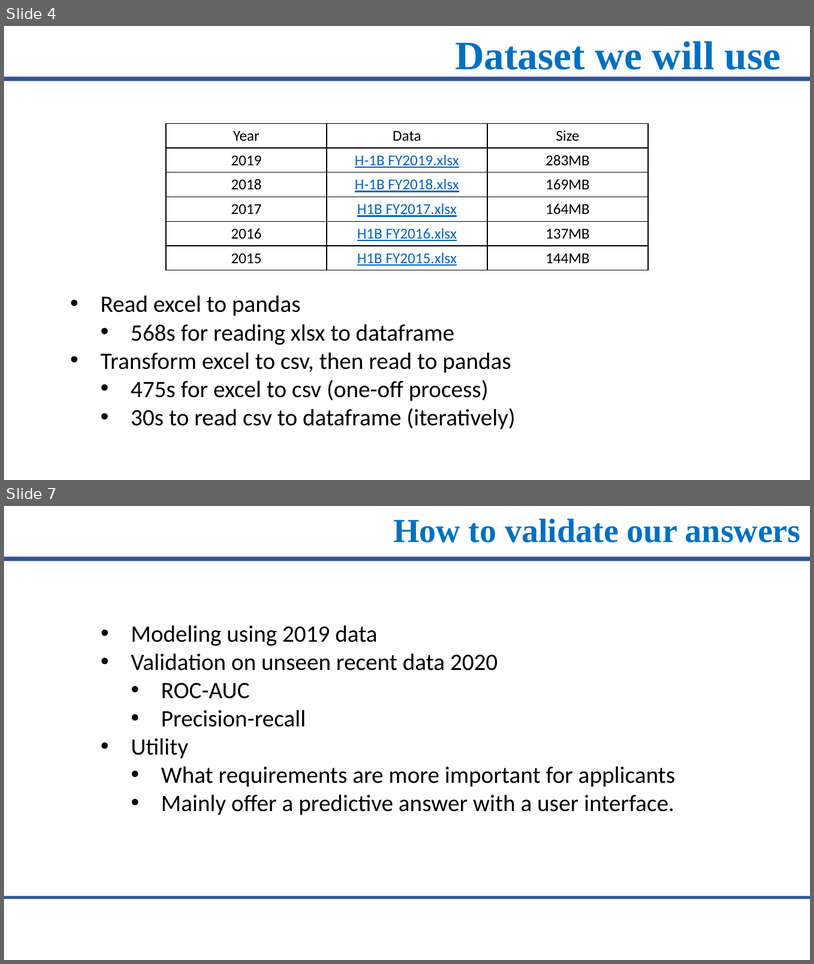
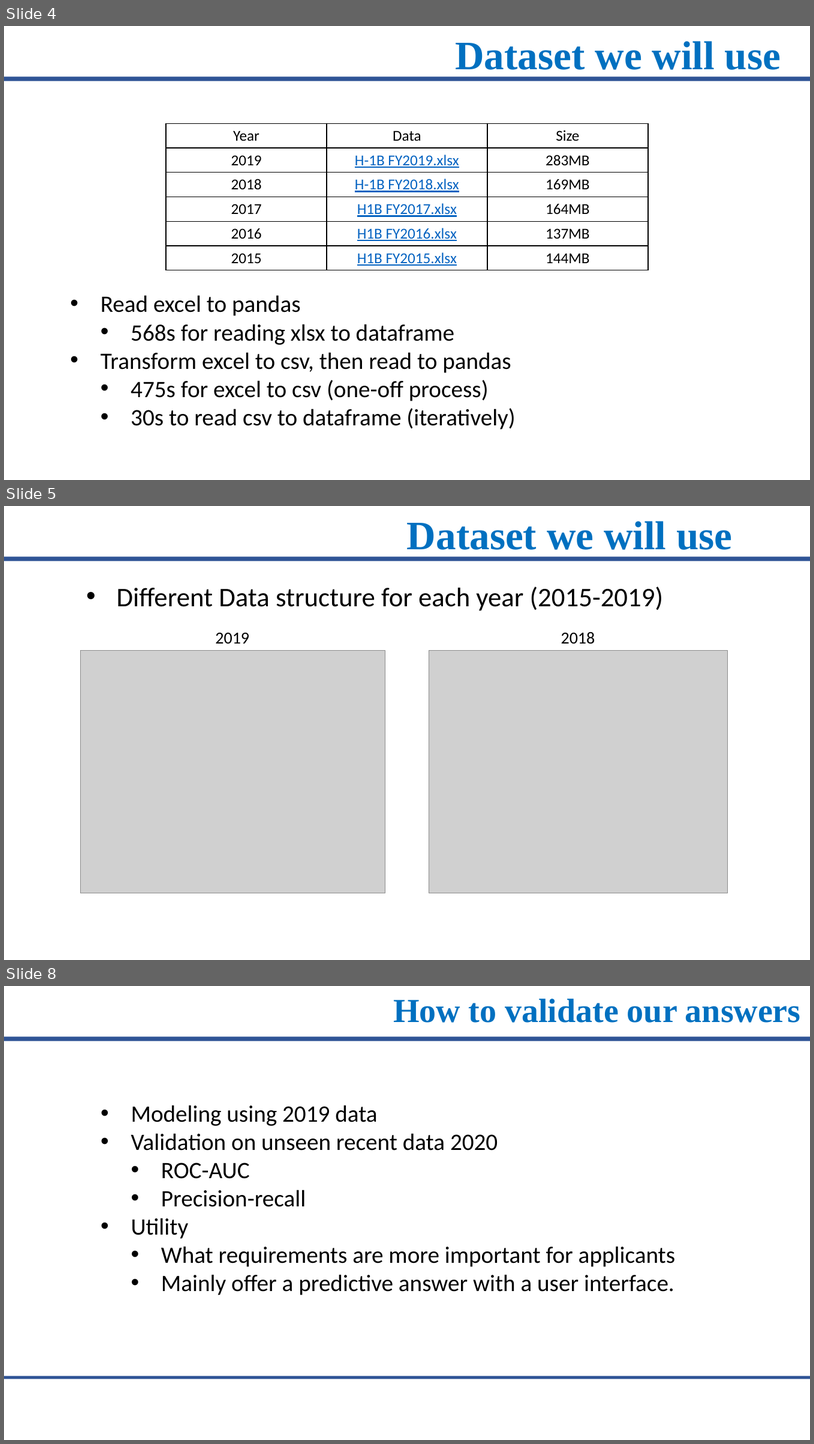
Before and after one commit to xuel12/h1permprediction, a slide deck: slides/Project2Update1.pptx. Shown one above the other, each under a label of ours: slides 4 and 7 before the commit, slides 4, 5 and 8 after it; the slides between them are not shown. The pictures are 814x964 and 814x1444 pixels, drawn with LibreOffice and Linux fonts; fonts in the diff are those of the drawing; grey boxes stand for pictures; background and template pictures are left out. Boxes give left, top, right and bottom in pixels: in the first picture for what was removed or moved away, otherwise in the second. Text is boxed around its words. In the diff, an @@ line names an element or a change of style, - is before the commit and + after.

```diff
--- a/slides/Project2Update1.pptx
+++ b/slides/Project2Update1.pptx
@@ slide 5 added at box(4, 506, 810, 960), background picture (left out) @@
@@ text added at box(407, 521, 732, 550), 48 pt, text #0070C0, bold @@
+Dataset we will use
@@ rectangle added at box(4, 557, 810, 561), fill #2F5496 @@
@@ text added at box(117, 586, 664, 611), 32 pt, text #000000 @@
+• Different Data structure for each year (2015-2019)
@@ text added at box(215, 632, 249, 644), 20 pt, text #000000 @@
+2019
@@ text added at box(561, 632, 596, 644), 20 pt, text #000000 @@
+2018
@@ picture added at box(80, 651, 385, 893) @@
@@ picture added at box(429, 651, 728, 893) @@
@@ what was slide 7 is now slide 8 @@
```
Also in this commit, not shown: 3 slides changed, 8 other files.
